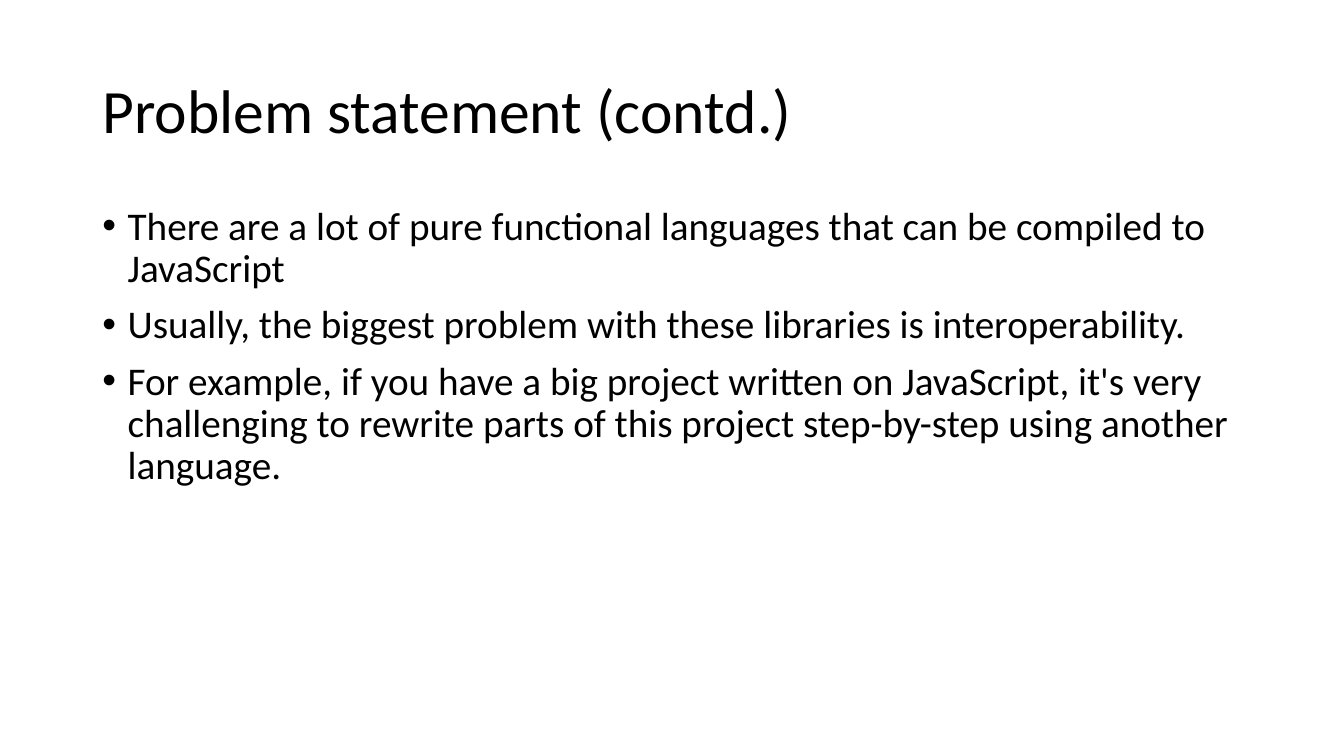
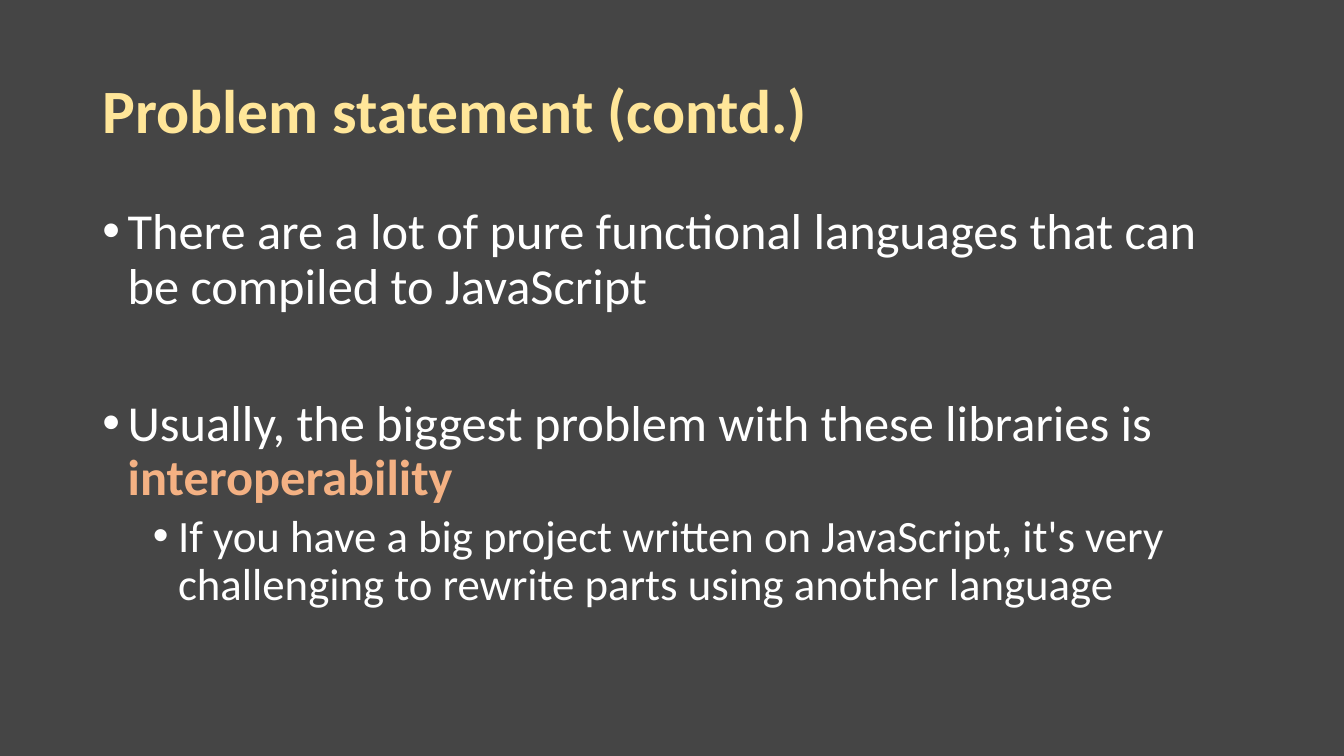
Before and after one commit to ts-common/fun.ts, a slide deck: slide 3 of doc/demo/about_FUNts.pptx. Drawn at 1344x756 pixels with LibreOffice and Linux fonts; fonts in the diff are those of the drawing. Boxes give left, top, right and bottom in pixels: in the first picture for what was removed or moved away, otherwise in the second. Text is boxed around its words. In the diff, an @@ line names an element or a change of style, - is before the commit and + after.

```diff
--- a/doc/demo/about_FUNts.pptx
+++ b/doc/demo/about_FUNts.pptx
@@ background #FFFFFF to #454545 @@
@@ title "Problem statement (contd.)" at (x1=102, y1=87, x2=807, y2=142): text colour #000000 to #FFE699, bold on @@
@@ text at (x1=128, y1=214, x2=1196, y2=312): size 28 to 36 pt, text colour #000000 to #FFFFFF in "There are a lot of pure functional ..." @@
@@ text at (x1=128, y1=406, x2=1163, y2=608): text changed; size 28 to 32 pt; text colour #000000 to #FFFFFF @@
-• Usually, the biggest problem with these libraries is interoperability.
-• For example, if you have a big project written on JavaScript, it's very challenging to rewrite parts of this project step-by-step using another language.
+• Usually, the biggest problem with these libraries is interoperability
+  • If you have a big project written on JavaScript, it's very challenging to rewrite parts using another language
```
Also in this commit, not shown: 5 other slides changed, 4 slides added.
